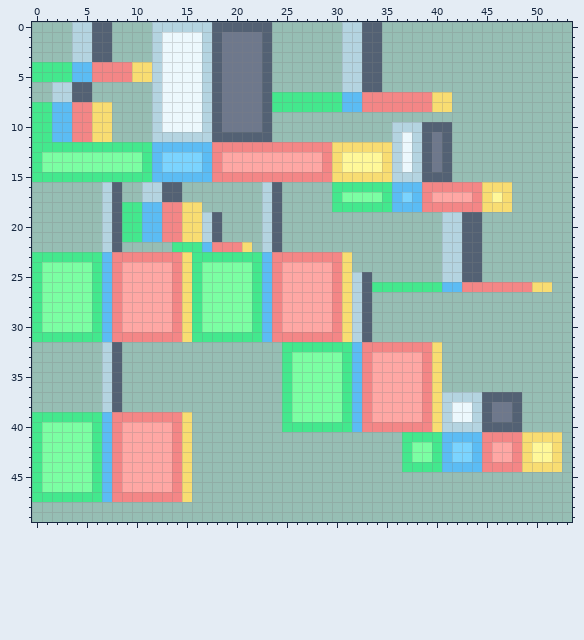
Two states of a pixel-art sprite, resources/textures/entity/pteranadon/pteranadon 1.png. That is the earlier state.
The file is 64x64 pixels. Colours within 5 levels of each other are drawn and written as one. Shown: x 0..53, y 0..49.
The same view after the edit:
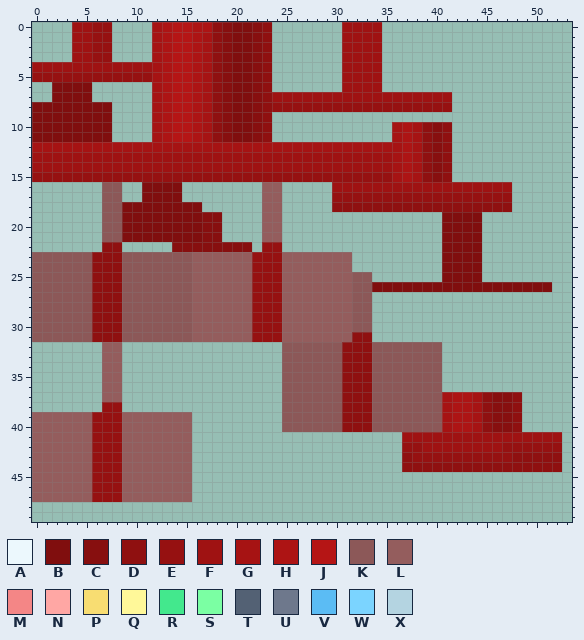
Palette (. is transparent): A #ecf8fd  B #800e0e  C #870f0f  D #8f1010  E #961111  F #9f1212  G #a61313  H #ad1414  J #b51515  K #8c5858  L #945d5d  M #f48686  N #ffa7a4  P #f8dd72  Q #fff899  R #43e88d  S #7bffa3  T #536174  U #6e788c  V #5bbcf4  W #7bd4ff  X #b4d4e1
Edits made:
Changed rows in their new state; - is an unchanged pixel.
first column x 0:
 0 ----FFEE----GHJJHHDCBBCD-------FFFF------------------
 1 ----FFEE----GHJJHGDCBBCD-------FFFF------------------
 2 ----FFEE----GHJJHGDCBBCD-------FFFF------------------
 3 ----FFEE----GHJJHGDCBBCD-------FFFF------------------
 4 FFFFFFFFFFFFGHJJHGDCBBCD-------FFFF------------------
 5 EEEEEEEEEEEEGHJJHGDCBBCD-------FFFF------------------
 6 --BBBB------GHJJHGDCBBCD-------FFFF------------------
 7 --BBBB------GHJJHGDCBBCDFFFFFFFFFFFFFFFFFF-----------
 8 BBBBBBBB----GHJJHGDCBBCDEEEEEEEEEEEEEEEEEE-----------
 9 BBBBBBBB----GHJJHGDCBBCD-----------------------------
10 BBBBBBBB----GHJJHGDCBBCD------------GHGDCD-----------
11 BBBBBBBB----GHJJHGDCBBCD------------GHGDCD-----------
12 GGGGGGGGGGGGGGGGGGGGGGGGGGGGGGGGGGGGGHGDCD-----------
13 FFFFFFFFFFFFFFFFFFFFFFFFFFFFFFFFFFFFGHGDCD-----------
14 FFFFFFFFFFFFFFFFFFFFFFFFFFFFFFFFFFFFGHGDCD-----------
15 EEEEEEEEEEEEEEEEEEEEEEEEEEEEEEEEEEEEGHGDCD-----------
16 -------KK--BBBB--------LL-----FFFFFFFFFFFFFFFFFF-----
17 -------KK--BBBB--------LL-----EEEEEEEEEEEEEEEEEE-----
18 -------KKBBBBBBBB------LL-----DDDDDDDDDDDDDDDDDD-----
19 -------KKBBBBBBBBCC----LL----------------BBBB--------
20 -------KKBBBBBBBBCC----LL----------------BBBB--------
21 -------KKBBBBBBBBCC----LL----------------BBBB--------
22 -------DD-----CCCCCCCC-EE----------------BBBB--------
23 KKKKKKDDDKKKKKKKLLLLLLEEELLLLLLL---------BBBB--------
24 KKKKKKDDDKKKKKKKLLLLLLEEELLLLLLL---------BBBB--------
25 KKKKKKDDDKKKKKKKLLLLLLEEELLLLLLLKK-------BBBB--------
26 KKKKKKDDDKKKKKKKLLLLLLEEELLLLLLLKKBBBBBBBBBBBBBBBBBB-
27 KKKKKKDDDKKKKKKKLLLLLLEEELLLLLLLKK-------------------
28 KKKKKKDDDKKKKKKKLLLLLLEEELLLLLLLKK-------------------
29 KKKKKKDDDKKKKKKKLLLLLLEEELLLLLLLKK-------------------
30 KKKKKKDDDKKKKKKKLLLLLLEEELLLLLLLKK-------------------
31 KKKKKKDDDKKKKKKKLLLLLLEEELLLLLLLDD-------------------
32 -------LL----------------KKKKKKDDDKKKKKKK------------
33 -------LL----------------KKKKKKDDDKKKKKKK------------
34 -------LL----------------KKKKKKDDDKKKKKKK------------
35 -------LL----------------KKKKKKDDDKKKKKKK------------
36 -------LL----------------KKKKKKDDDKKKKKKK------------
37 -------LL----------------KKKKKKDDDKKKKKKKGHHGDCCD----
38 -------EE----------------KKKKKKDDDKKKKKKKGHHGDCCD----
39 LLLLLLEEELLLLLLL---------KKKKKKDDDKKKKKKKGHHGDCCD----
40 LLLLLLEEELLLLLLL---------KKKKKKDDDKKKKKKKGHHGDCCD----
41 LLLLLLEEELLLLLLL---------------------FFFFFFFFFFFFFFFF
42 LLLLLLEEELLLLLLL---------------------EEFFFFFFFFEEEEEE
43 LLLLLLEEELLLLLLL---------------------DEEEEEEEEEEDDDDD
44 LLLLLLEEELLLLLLL---------------------DDDDDDDDDDDDDDDD
45 LLLLLLEEELLLLLLL-------------------------------------
46 LLLLLLEEELLLLLLL-------------------------------------
47 LLLLLLEEELLLLLLL-------------------------------------
Changed places in both pictures, as pixel boxes (x1, y1, x2, y2):
changed: (32, 22, 562, 502)
